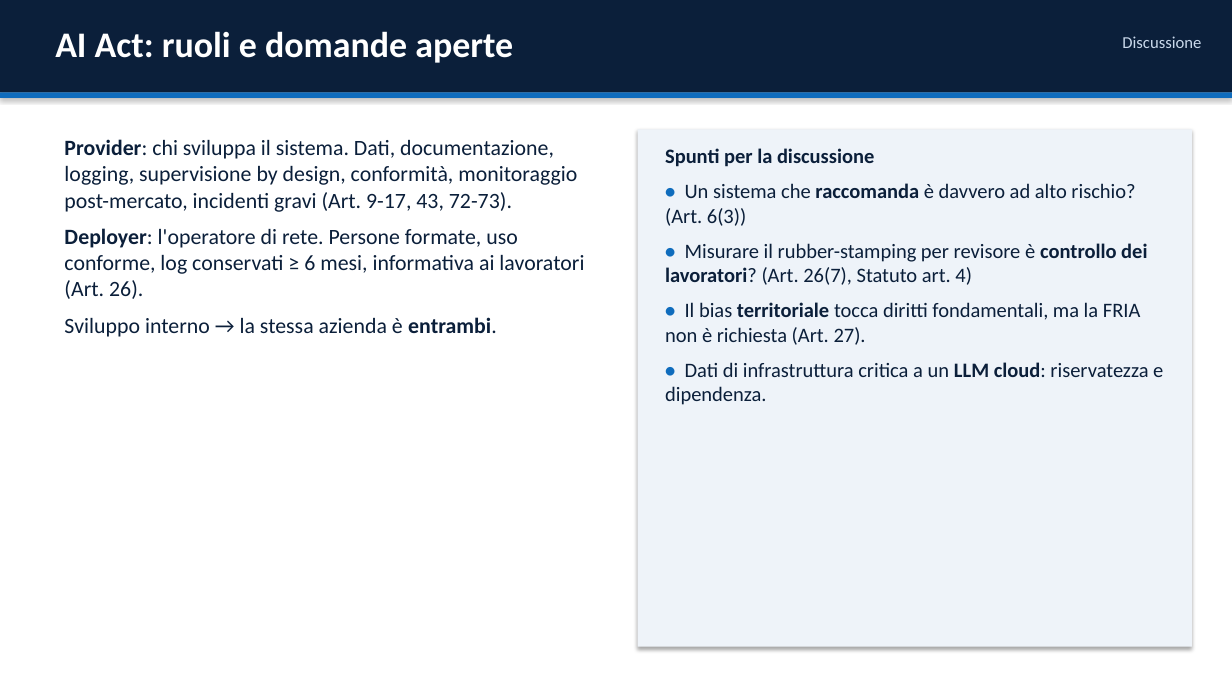
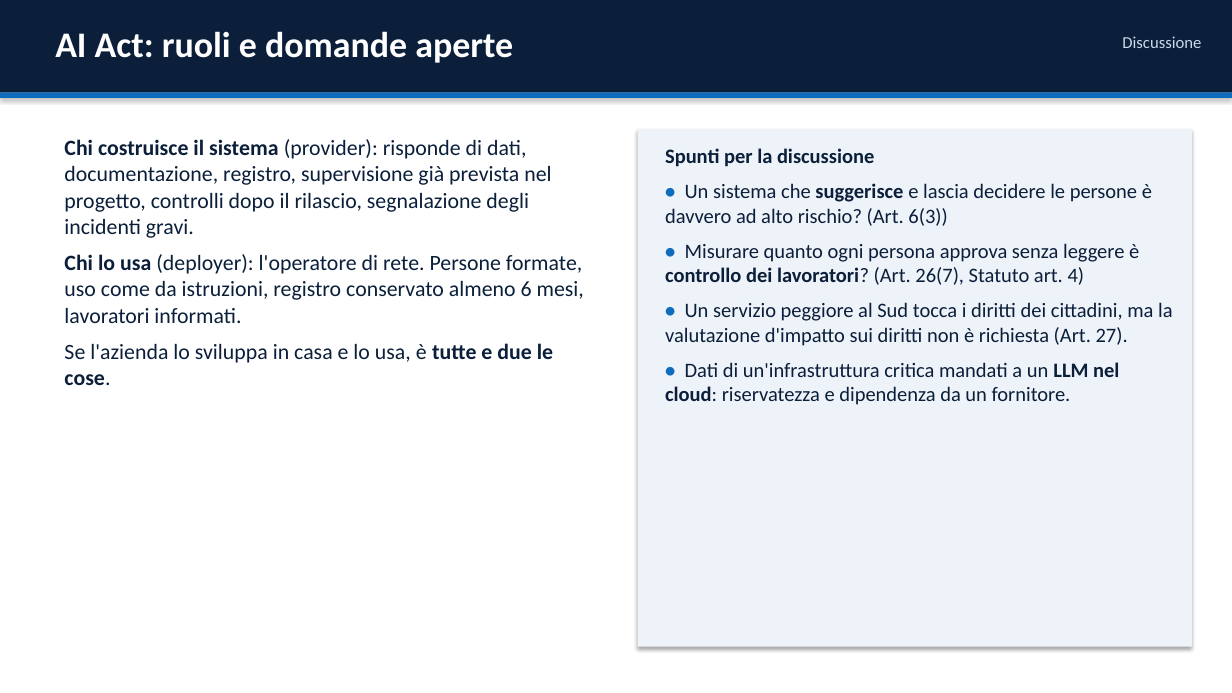
Before and after one commit to GuidoMerliniEnel/ai-act-hackaton, a slide deck: slide 17 of consegna/EnerGuard_Presentazione.pptx (slide 15 before the commit). Drawn at 1232x693 pixels with LibreOffice and Linux fonts; fonts in the diff are those of the drawing. Boxes give left, top, right and bottom in pixels: in the first picture for what was removed or moved away, otherwise in the second. Text is boxed around its words. In the diff, an @@ line names an element or a change of style, - is before the commit and + after.

```diff
--- a/consegna/EnerGuard_Presentazione.pptx
+++ b/consegna/EnerGuard_Presentazione.pptx
@@ text at [64,139,584,385]: text changed @@
-Provider: chi sviluppa il sistema. Dati, documentazione, logging, supervisione by design, conformità, monitoraggio post-mercato, incidenti gravi (Art. 9-17, 43, 72-73).
-Deployer: l'operatore di rete. Persone formate, uso conforme, log conservati ≥ 6 mesi, informativa ai lavoratori (Art. 26).
-Sviluppo interno → la stessa azienda è entrambi.
+Chi costruisce il sistema (provider): risponde di dati, documentazione, registro, supervisione già prevista nel progetto, controlli dopo il rilascio, segnalazione degli incidenti gravi.
+Chi lo usa (deployer): l'operatore di rete. Persone formate, uso come da istruzioni, registro conservato almeno 6 mesi, lavoratori informati.
+Se l'azienda lo sviluppa in casa e lo usa, è tutte e due le cose.
@@ text at [665,183,1173,405]: text changed @@
-• Un sistema che raccomanda è davvero ad alto rischio? (Art. 6(3))
-• Misurare il rubber-stamping per revisore è controllo dei lavoratori? (Art. 26(7), Statuto art. 4)
-• Il bias territoriale tocca diritti fondamentali, ma la FRIA non è richiesta (Art. 27).
-• Dati di infrastruttura critica a un LLM cloud: riservatezza e dipendenza.
+• Un sistema che suggerisce e lascia decidere le persone è davvero ad alto rischio? (Art. 6(3))
+• Misurare quanto ogni persona approva senza leggere è controllo dei lavoratori? (Art. 26(7), Statuto art. 4)
+• Un servizio peggiore al Sud tocca i diritti dei cittadini, ma la valutazione d'impatto sui diritti non è richiesta (Art. 27).
+• Dati di un'infrastruttura critica mandati a un LLM nel cloud: riservatezza e dipendenza da un fornitore.
```
Also in this commit, not shown: 4 other slides changed, 11 slides added, 9 slides removed, 5 other files.
